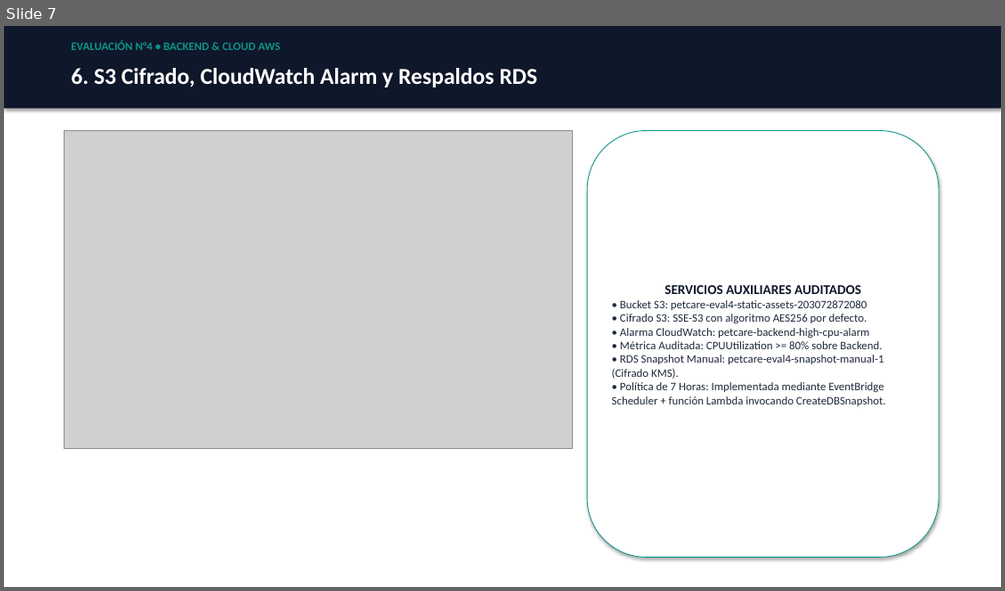
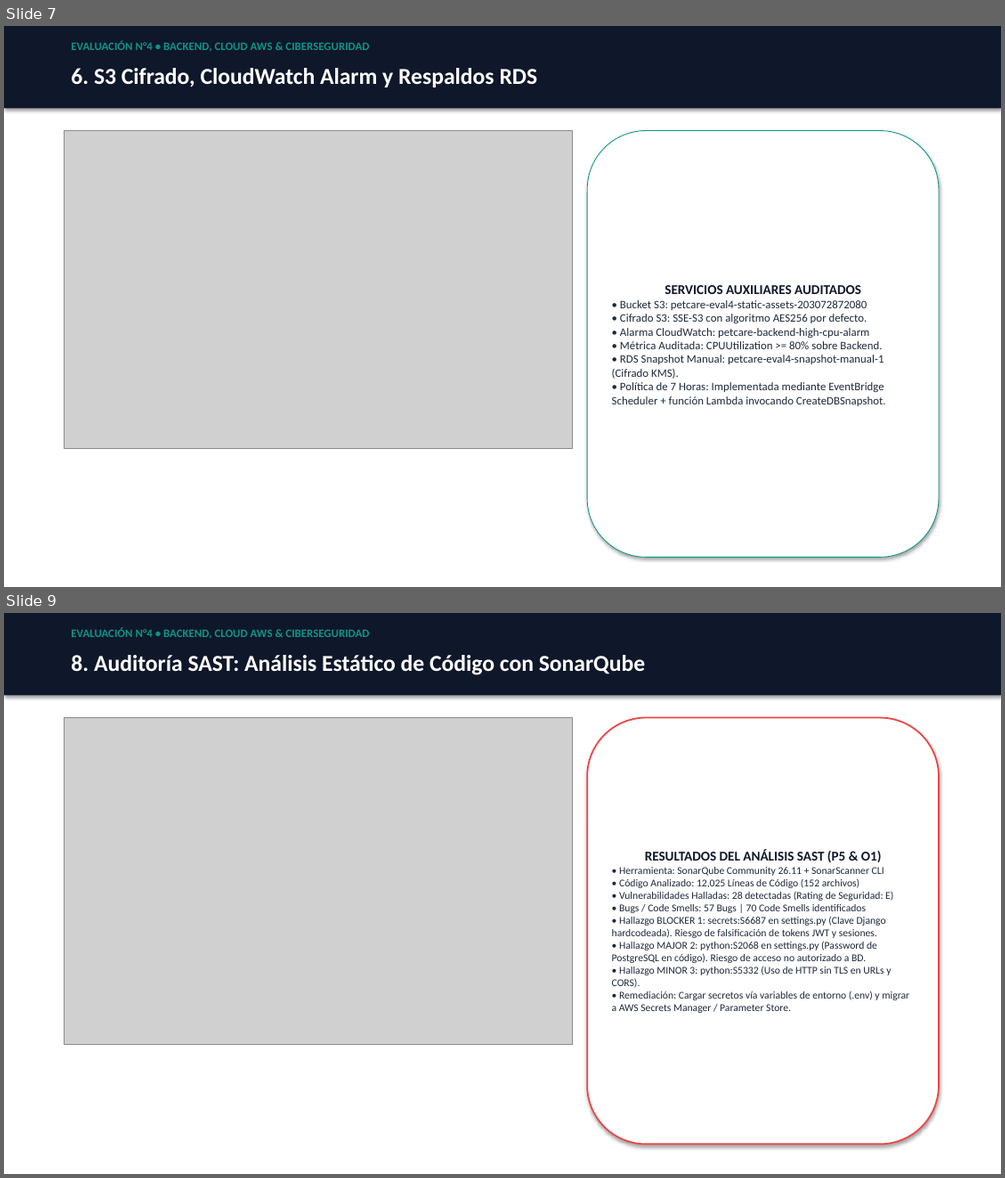
Before and after one commit to sebatmail/AWS-BACKEND-4, a slide deck: docs/PRESENTACION_EVALUACION_4_SEBASTIAN_TORRES.pptx. Shown one above the other, each under a label of ours: slide 7 before the commit, slides 7 and 9 after it; the slides between them are not shown. The pictures are 1005x591 and 1005x1178 pixels, drawn with LibreOffice and Linux fonts; fonts in the diff are those of the drawing; grey boxes stand for pictures. Boxes give left, top, right and bottom in pixels: in the first picture for what was removed or moved away, otherwise in the second. Text is boxed around its words. In the diff, an @@ line names an element or a change of style, - is before the commit and + after.

Commit message:
docs: add SAST and DAST security audit evidence, updated presentation and rubric reports

```diff
--- a/docs/PRESENTACION_EVALUACION_4_SEBASTIAN_TORRES.pptx
+++ b/docs/PRESENTACION_EVALUACION_4_SEBASTIAN_TORRES.pptx
@@ slide 9 added at bbox=[4, 613, 1001, 1174], background #FFFFFF @@
@@ rectangle added at bbox=[4, 613, 1001, 695], fill #0F172A @@
@@ text added at bbox=[71, 627, 369, 639], 11 pt, text #0D9488, bold @@
+EVALUACIÓN N°4 • BACKEND, CLOUD AWS & CIBERSEGURIDAD
@@ text added at bbox=[71, 655, 645, 675], 22 pt, text #FFFFFF, bold @@
+8. Auditoría SAST: Análisis Estático de Código con SonarQube
@@ picture added at bbox=[64, 718, 573, 1045] @@
@@ rounded rectangle added at bbox=[587, 718, 938, 1144], fill #FFFFFF, outline #EF4444 1.5 pt, 10 pt, text #1E293B @@
+RESULTADOS DEL ANÁLISIS SAST (P5 & O1)
+• Herramienta: SonarQube Community 26.11 + SonarScanner CLI
+• Código Analizado: 12,025 Líneas de Código (152 archivos)
+• Vulnerabilidades Halladas: 28 detectadas (Rating de Seguridad: E)
+• Bugs / Code Smells: 57 Bugs | 70 Code Smells identificados
+• Hallazgo BLOCKER 1: secrets:S6687 en settings.py (Clave Django hardcodeada). Riesgo de falsificación de tokens JWT y sesiones.
+• Hallazgo MAJOR 2: python:S2068 en settings.py (Password de PostgreSQL en código). Riesgo de acceso no autorizado a BD.
+• Hallazgo MINOR 3: python:S5332 (Uso de HTTP sin TLS en URLs y CORS).
+• Remediación: Cargar secretos vía variables de entorno (.env) y migrar a AWS Secrets Manager / Parameter Store.
@@ slide 7 changed as well @@
@@ text at bbox=[71, 40, 369, 52]: text changed @@
-EVALUACIÓN N°4 • BACKEND & CLOUD AWS
+EVALUACIÓN N°4 • BACKEND, CLOUD AWS & CIBERSEGURIDAD
```
Also in this commit, not shown: 9 other slides changed, 2 other slides added, 9 other files.
